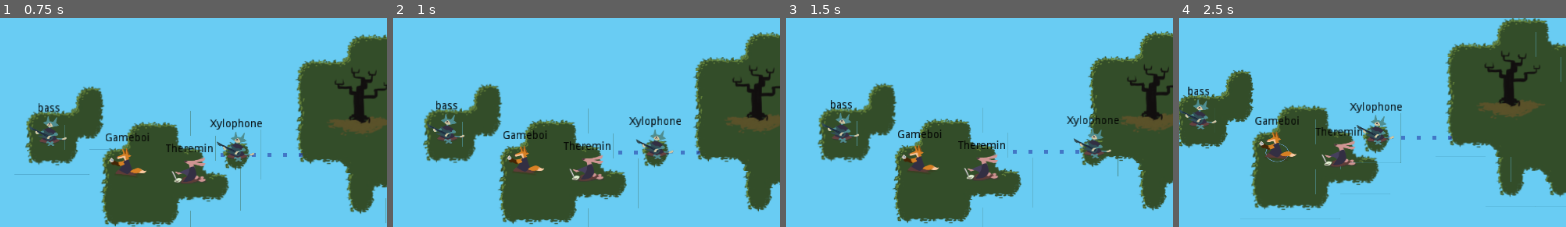
Above: before the commit, frames 1-4 (left to right).
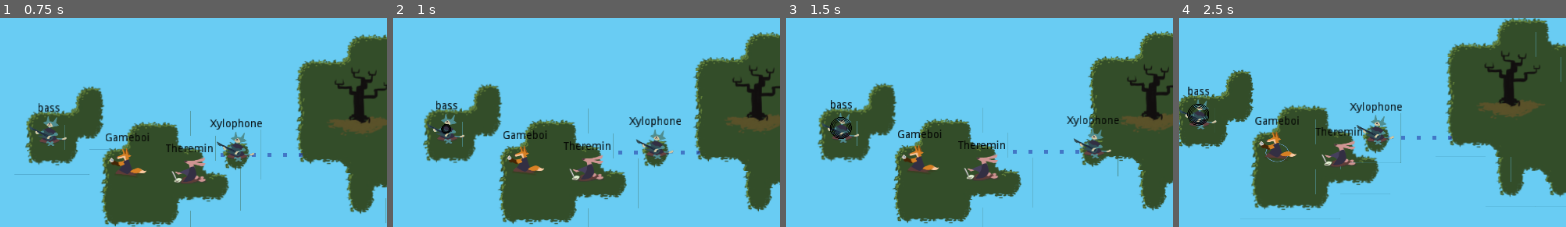
Above: after the commit, the same moments.

Repository: uspgamedev/skyjammers
Game: Godot game, scene res://menus/stage-selector/main.tscn
Two runs of this game, one before a commit and one after it. Both use one fixed random seed, a clock stepped at 60 frames per second and the inputs below. Sound files missing from this copy of the repository are replaced by a short silence.
Inputs:
- Up to frame 1 (0.75 s): click "Stage 01" at 0.5 s
- Up to frame 2 (1 s): no input
- Up to frame 3 (1.5 s): tap Enter (ui_accept) at 1.25 s; hold Enter (ui_accept) from 1.28 s (still down)
- Up to frame 4 (2.5 s): release Enter (ui_accept) at 2.03 s; tap Space (action_play) at 2.1 s; tap Enter (ui_accept) at 2.27, 2.3 s
The pictures show only the part of the screen within x 41-91%, y 24-74%; the shares and areas given below are measured in that part.

Frame 1 is identical in both runs. In frame 2, less than 0.1% of the frame differs, in the area x 12-15%, y 50-56%; in frame 3, 0.3%; in frame 4, 0.3%, in the area x 2-8%, y 41-52%.

Commit message:
Added preview of instrument's soundwave

Diff:
--- a/game/Instruments/Bass/Bass.tscn
+++ b/game/Instruments/Bass/Bass.tscn
@@ -2,7 +2,7 @@
 
 [ext_resource path="res://Instruments/Instrument.tscn" type="PackedScene" id=1]
 
-[node name="Bass" instance=ExtResource( 1 )]
+[node name="Bass" index="0" instance=ExtResource( 1 )]
 
 [node name="Label" type="Label" parent="." index="4"]
 
--- a/game/Instruments/Bass/BassWaveShape.gd
+++ b/game/Instruments/Bass/BassWaveShape.gd
@@ -3,9 +3,6 @@
 var is_active = false
 var speed = 10
 var radius = 10
-
-func _ready():
-	pass
 
 func _process(delta):
 	if is_active:
--- a/game/Instruments/Instrument.gd
+++ b/game/Instruments/Instrument.gd
@@ -2,7 +2,7 @@
 
 export(float) var growth = 10
 export(float) var duration = 1
-export var frequency = 0 # if different than 0, outoplays in that frequency
+export(float) var frequency = 0 # if different than 0, outoplays in that frequency
 
 onready var soundWave = load("res://SoundWave/SoundWave.tscn")
 var hasSoundwave = false
@@ -27,6 +27,27 @@
 	sw.instrument = self
 	sw.stage = self.stage
 	shape.is_active = true
+	self.hasSoundwave = true
+	shape.show()
+	sw.add_child(shape)
+	stage.get_node("Instruments").add_child(sw)
+
+	#play correspondent sfx
+	get_node("SFX").play()
+
+
+func mini_pulse():
+	var sw = soundWave.instance()
+	sw.growth = self.growth
+	sw.duration = self.duration
+	var shape = get_node("SoundWaveShape").duplicate()
+
+	sw.set_position(get_global_position())
+	sw.set_rotation(get_parent().get_rotation())
+	sw.instrument = self
+	sw.stage = self.stage
+	shape.is_active = true
+	shape.set_scale(shape.get_scale()/8)
 	shape.show()
 	sw.add_child(shape)
 	stage.get_node("Instruments").add_child(sw)
@@ -37,4 +58,4 @@
 
 func _on_Timer_timeout():
 	if active:
-		pulse()
+		mini_pulse()
--- a/game/Instruments/Instrument.tscn
+++ b/game/Instruments/Instrument.tscn
@@ -18,7 +18,7 @@
 custom_solver_bias = 0.0
 radius = 10.0
 
-[node name="Instrument" type="KinematicBody2D" groups=[
+[node name="Instrument" type="KinematicBody2D" index="0" groups=[
 "bards",
 ]]
 
@@ -30,7 +30,7 @@
 _sections_unfolded = [ "Transform" ]
 growth = 12.0
 duration = 0.3
-frequency = 0
+frequency = 3.0
 
 [node name="Sprite2" type="Sprite" parent="." index="0"]
 
--- a/game/SoundWave/SoundWave.gd
+++ b/game/SoundWave/SoundWave.gd
@@ -13,7 +13,6 @@
 func pulse():
 	var tween = get_node("Tween")
 
-	instrument.hasSoundwave = true
 	tween.interpolate_property(self, "scale", get_scale(), get_scale() * self.growth,
 							   self.duration, Tween.TRANS_LINEAR, Tween.EASE_IN)
 	tween.start()
--- a/game/stages/base.gd
+++ b/game/stages/base.gd
@@ -15,6 +15,7 @@
 	audioManager.setRiffSet(self.riff_set)
 	activeInstrument = get_node(initial_bard_path)
 	activeInstrument.get_node("Riff"+str(audioManager.getRiffSet())).play(audioManager.getRiffPos())
+	activeInstrument.active = true
 	for instrument in get_tree().get_nodes_in_group("bards"):
 		instrument.stage = self
 	for sentinel in get_tree().get_nodes_in_group("sentinels"):
@@ -45,7 +46,7 @@
 	get_tree().reload_current_scene()
 
 func _on_Input_played():
-	if not win and not activeInstrument.hasSoundwave and activeInstrument.frequency == 0:
+	if not win and not activeInstrument.hasSoundwave:
 		activeInstrument.pulse()
 		camera_shake()
 	elif win:
